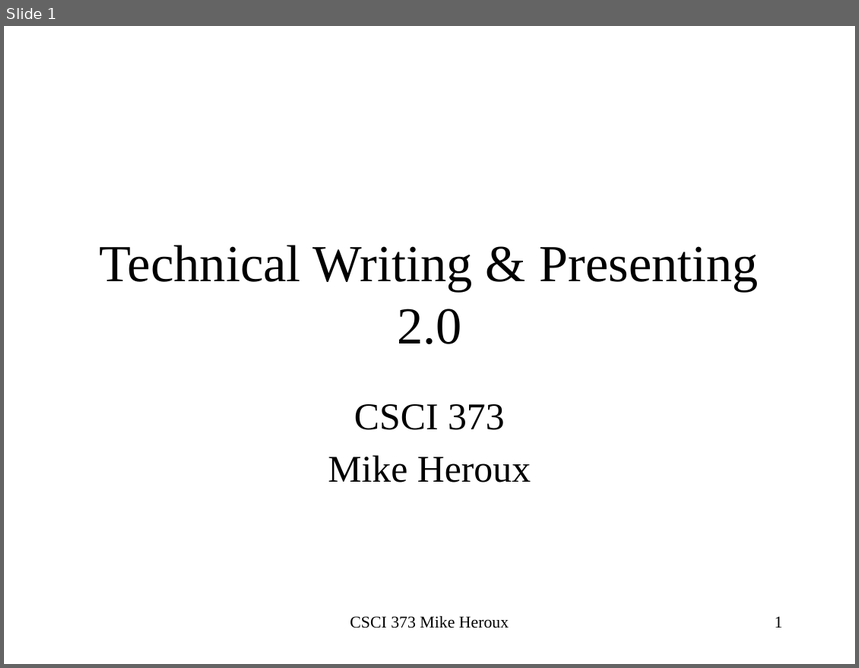
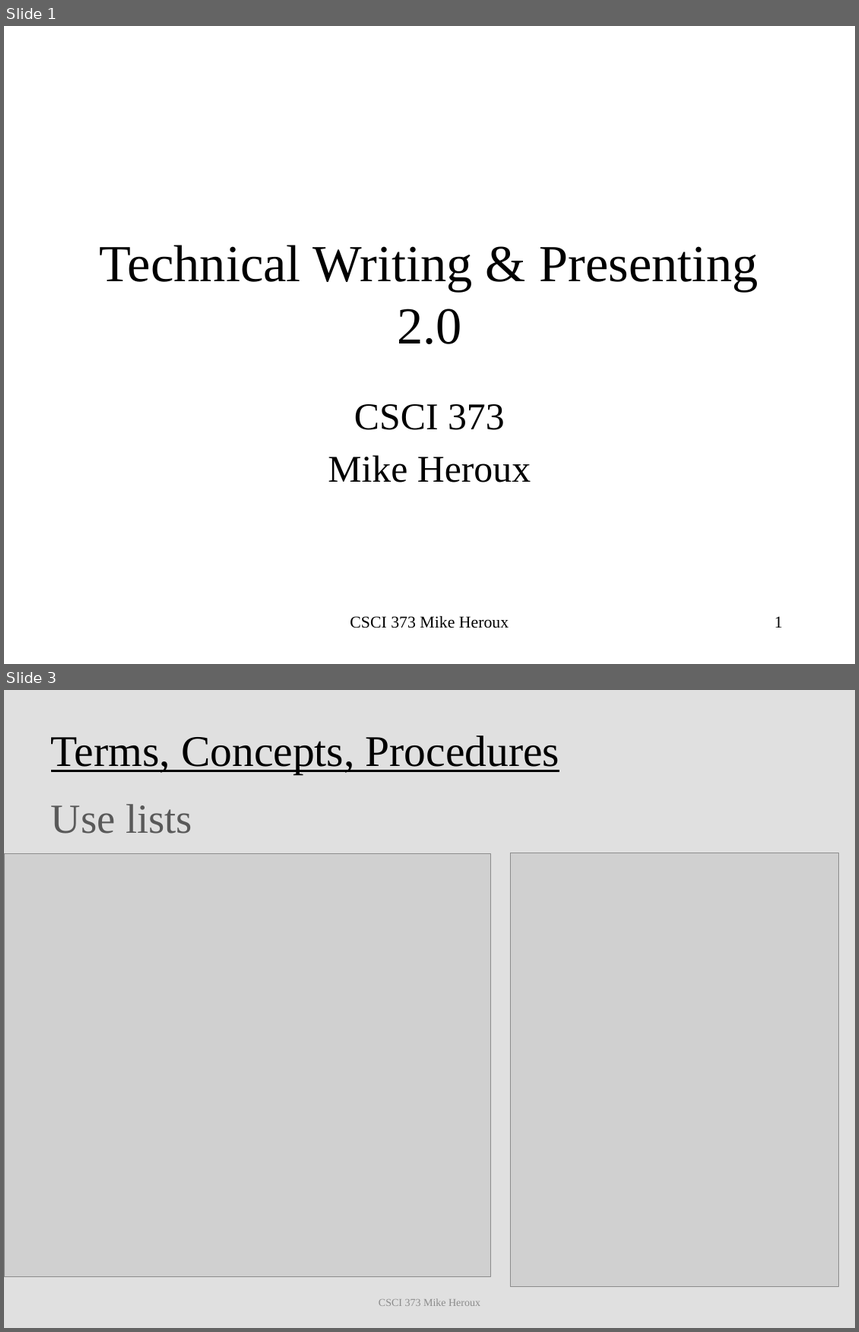
Before and after one commit to maherou/Teaching, a slide deck: files/CS373/TechWritingSpeaking2.0.pptx. Shown one above the other, each under a label of ours: slide 1 before the commit, slides 1 and 3 after it; the slides between them are not shown. The pictures are 859x668 and 859x1332 pixels, drawn with LibreOffice and Linux fonts; fonts in the diff are those of the drawing; grey boxes stand for pictures. Boxes give left, top, right and bottom in pixels: in the first picture for what was removed or moved away, otherwise in the second. Text is boxed around its words. In the diff, an @@ line names an element or a change of style, - is before the commit and + after.

Commit message:
Include lists discussion

```diff
--- a/files/CS373/TechWritingSpeaking2.0.pptx
+++ b/files/CS373/TechWritingSpeaking2.0.pptx
@@ slide 3 added at bbox=[4, 690, 855, 1328], background #FFFFFF @@
@@ rectangle added at bbox=[4, 690, 855, 1328], fill #F2F2F2 @@
@@ rectangle added at bbox=[4, 690, 855, 1328], fill #000000 at 7% opacity @@
@@ title added at bbox=[51, 736, 560, 774], 37 pt, text #000000, underline @@
+Terms, Concepts, Procedures
@@ text added at bbox=[51, 804, 192, 834], 35 pt, text #000000 at 60% opacity @@
+Use lists
@@ picture added at bbox=[4, 854, 491, 1277] @@
@@ picture added at bbox=[510, 853, 839, 1287] @@
@@ page number added at bbox=[829, 1006, 842, 1011], 9 pt, text #8C8C8C @@
+3
@@ text added at bbox=[379, 1299, 481, 1306], 9 pt, text #8C8C8C @@
+CSCI 373 Mike Heroux
```
Also in this commit, not shown: 2 slides changed, 2 other slides added, 1 other file.
